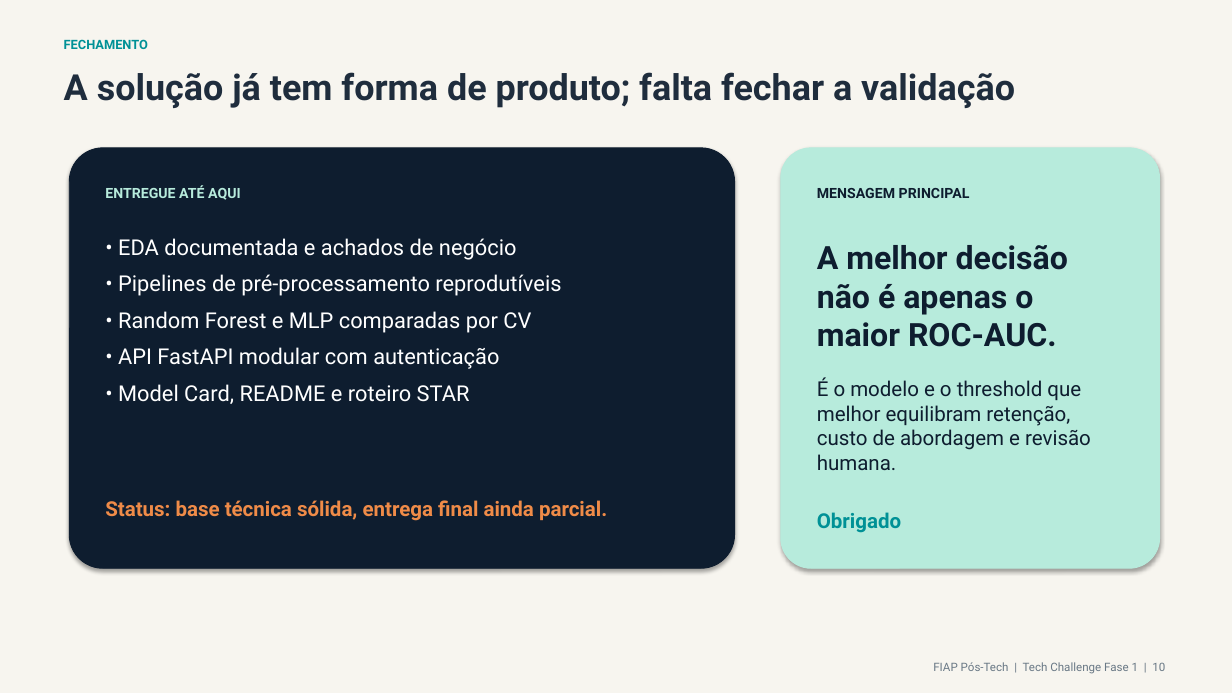
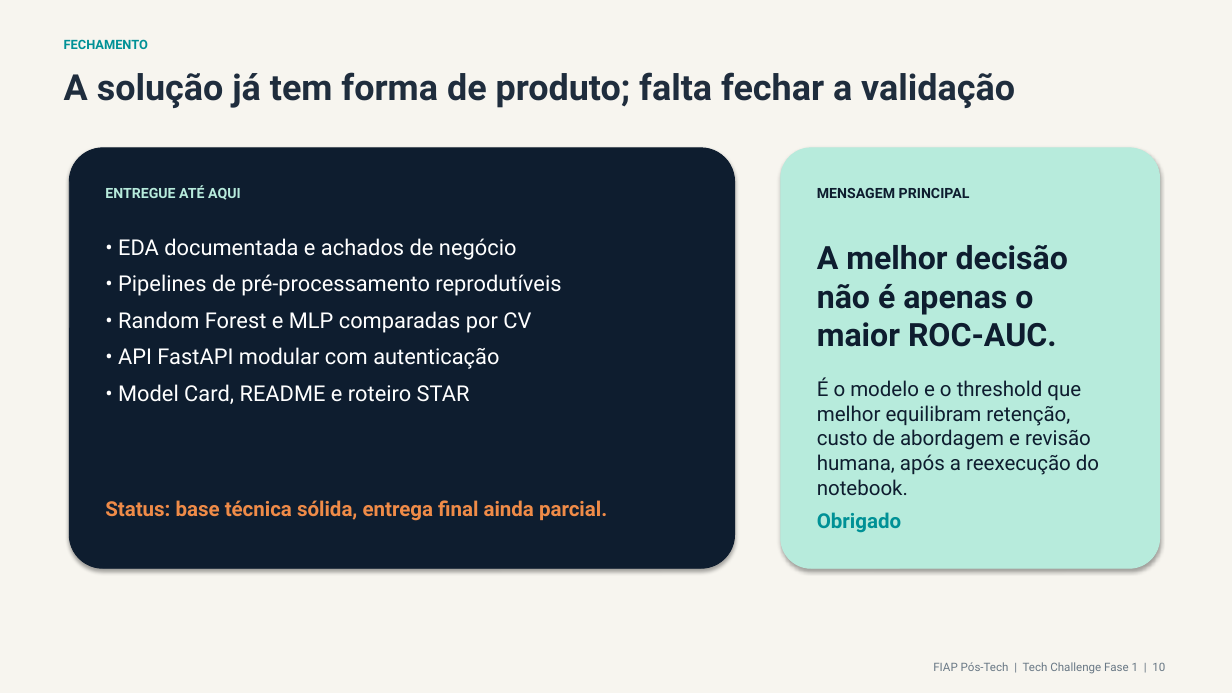
Before and after one commit to SamuelCambui/trabalho-final-fase-1, a slide deck: slide 10 of docs/apresentacao_projeto_churn.pptx. Drawn at 1232x693 pixels with LibreOffice and Linux fonts; fonts in the diff are those of the drawing. Boxes give left, top, right and bottom in pixels: in the first picture for what was removed or moved away, otherwise in the second. Text is boxed around its words. In the diff, an @@ line names an element or a change of style, - is before the commit and + after.

Commit message:
update (apresentação): Revisão da apresentação do projeto.

```diff
--- a/docs/apresentacao_projeto_churn.pptx
+++ b/docs/apresentacao_projeto_churn.pptx
@@ text at box(817, 377, 1099, 495): text changed @@
-É o modelo e o threshold que melhor equilibram retenção, custo de abordagem e revisão humana.
+É o modelo e o threshold que melhor equilibram retenção, custo de abordagem e revisão humana, após a reexecução do notebook.
```
Also in this commit, not shown: 9 other slides changed, 1 other file.
